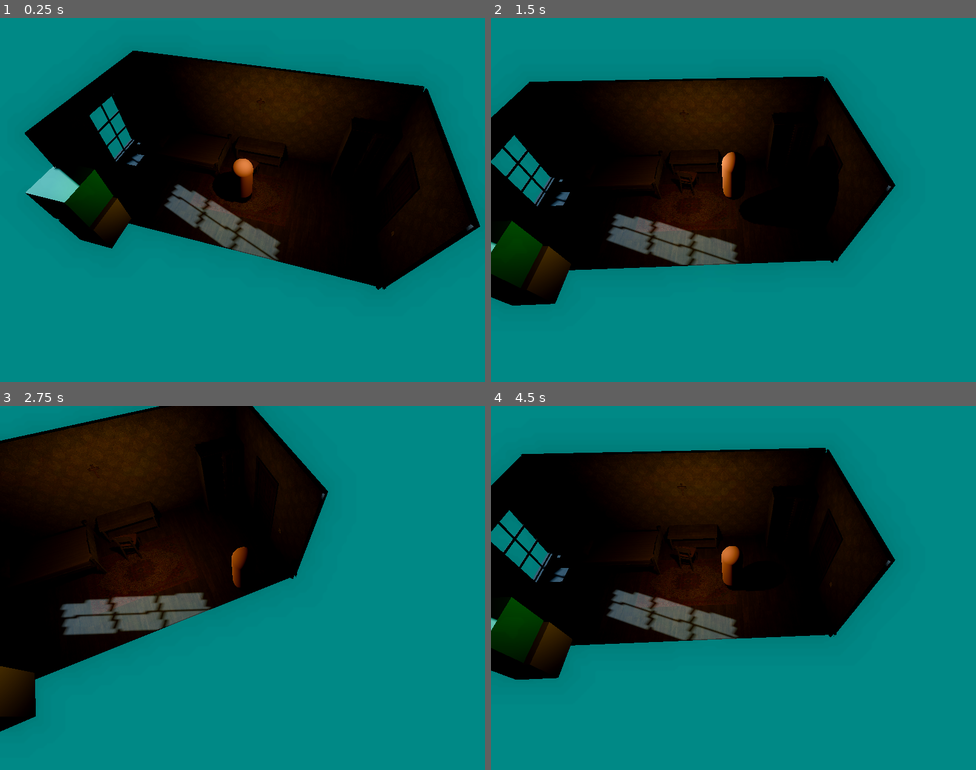
Above: before the commit, frames 1-4 (two rows, left to right).
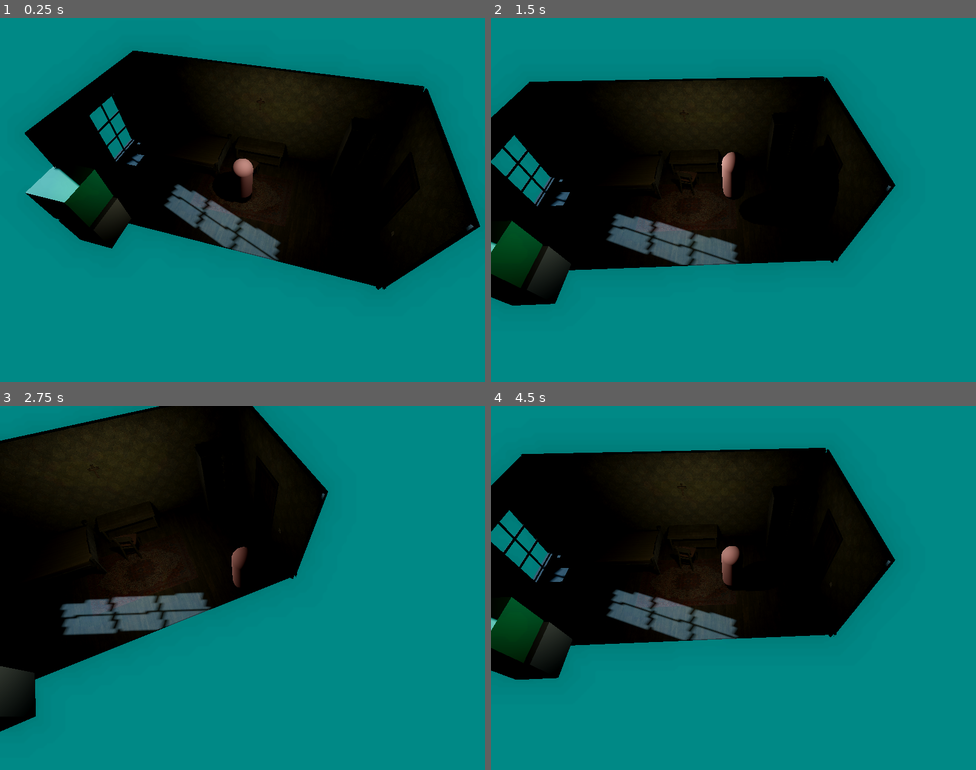
Above: after the commit, the same moments.

Repository: mojunikatowynick/Horror_test
Game: Godot game, scene res://test_land.tscn
The game is run twice, just before and just after one commit, with the same random seed, the same clock (stepped at 60 frames per second) and the same inputs.
Inputs (mouse positions are in pixels of both pictures, inside the frame that each line leads up to):
- Up to frame 1 (0.25 s): no input
- Up to frame 2 (1.5 s): move the mouse to (840, 181) at 0.52 s; hold D (Right) 0.53-1.28 s; tap Ctrl (Crouch) at 0.6 s; tap Space (Jump) at 0.77 s; move the mouse to (636, 218) at 1.27 s; hold S (Back) from 1.28 s (still down); tap E (Interact) at 1.35 s
- Up to frame 3 (2.75 s): tap Space (Jump) at 1.52 s; move the mouse to (291, 507) at 2.02 s; release S (Back) at 2.03 s; hold D (Right) from 2.03 s (still down); hold Right mouse button (RMB) from 2.03 s (still down)
- Up to frame 4 (4.5 s): move the mouse to (709, 660) at 2.77 s; release D (Right) at 2.78 s; release Right mouse button (RMB) at 2.78 s; hold W (Forward) 2.78-3.53 s; tap Mouse wheel up (ZoomIn) at 2.85 s; tap Space (Jump) at 3.02, 3.77 s; move the mouse to (879, 642) at 3.52 s; hold A (Left) from 3.53 s (still down); tap Mouse wheel down (ZoomOut) at 3.6 s; move the mouse to (588, 533) at 4.27 s; tap Ctrl (Crouch) at 4.35 s

The runs differ from the first frame. In frame 1, 0.5% of the frame differs, in the area x 16-56%, y 38-67%; in frame 2, 1.0%, in the area x 0-51%, y 36-73%; in frame 3, 0.5%; in frame 4, 1.0%.

Commit message:
input on mousei n

Diff:
--- /dev/null
+++ b/Graphic/area_3d.gd
@@ -0,0 +1,5 @@
+extends Area3D
+
+
+func _on_mouse_entered() -> void:
+	print("mouse entered")
--- a/Graphic/mesh.tscn
+++ b/Graphic/mesh.tscn
@@ -1,4 +1,6 @@
-[gd_scene load_steps=3 format=3 uid="uid://ql1is2gs1cl2"]
+[gd_scene load_steps=5 format=3 uid="uid://ql1is2gs1cl2"]
+
+[ext_resource type="Script" uid="uid://k4xhw3jrdsm5" path="res://Graphic/area_3d.gd" id="1_ot8y4"]
 
 [sub_resource type="BoxMesh" id="BoxMesh_8igvg"]
 
@@ -9,6 +11,18 @@
 stencil_color = Color(1, 0, 0, 1)
 stencil_outline_thickness = 0.02
 
+[sub_resource type="BoxShape3D" id="BoxShape3D_27wap"]
+
 [node name="Mesh" type="MeshInstance3D"]
 mesh = SubResource("BoxMesh_8igvg")
 surface_material_override/0 = SubResource("StandardMaterial3D_ot8y4")
+
+[node name="Area3D" type="Area3D" parent="."]
+disable_mode = 2
+script = ExtResource("1_ot8y4")
+
+[node name="CollisionShape3D" type="CollisionShape3D" parent="Area3D"]
+transform = Transform3D(1, 0, 0, 0, 1, 0, 0, 0, 1, 0, 0, 1)
+shape = SubResource("BoxShape3D_27wap")
+
+[connection signal="mouse_entered" from="Area3D" to="Area3D" method="_on_mouse_entered"]
--- a/Level/level.tscn
+++ b/Level/level.tscn
@@ -127,7 +127,10 @@
 shadow_enabled = true
 
 [node name="ReflectionProbe" type="ReflectionProbe" parent="Light/DirectionalLight3D"]
-transform = Transform3D(-0.3727992, -0.07149089, 0.925154, 0.32476288, 0.9239153, 0.20226131, -0.8692237, 0.37585852, -0.32121727, -1.700491, 0.6397316, -4.4948473)
+transform = Transform3D(-0.3727992, -0.07149089, 0.925154, 0.32476288, 0.9239153, 0.20226131, -0.8692237, 0.37585852, -0.32121727, -1.5495298, 0.50822127, -4.1428633)
+
+[node name="ReflectionProbe2" type="ReflectionProbe" parent="Light/DirectionalLight3D"]
+transform = Transform3D(-0.3727992, -0.07149089, 0.925154, 0.32476288, 0.9239153, 0.20226131, -0.8692237, 0.37585852, -0.32121727, -3.7421045, 2.4182756, -9.2551)
 
 [node name="MeshInstance3D" type="MeshInstance3D" parent="Light"]
 transform = Transform3D(-4.371139e-08, 1, 0, -1, -4.371139e-08, 0, 0, 0, 1, -4.2926345, 1.6737304, -0.045582414)
@@ -136,7 +139,7 @@
 
 [node name="OmniLight3D" type="OmniLight3D" parent="Light"]
 transform = Transform3D(1, 0, 0, 0, 1, 0, 0, 0, 1, 0.43220234, 2.4322069, 0.43971515)
-light_color = Color(0.85894084, 0.68335027, 0.336697, 1)
+light_color = Color(0.7074838, 0.724242, 0.6269153, 1)
 light_energy = 1.825
 shadow_enabled = true
 
Not shown, added: Graphic/area_3d.gd.uid
